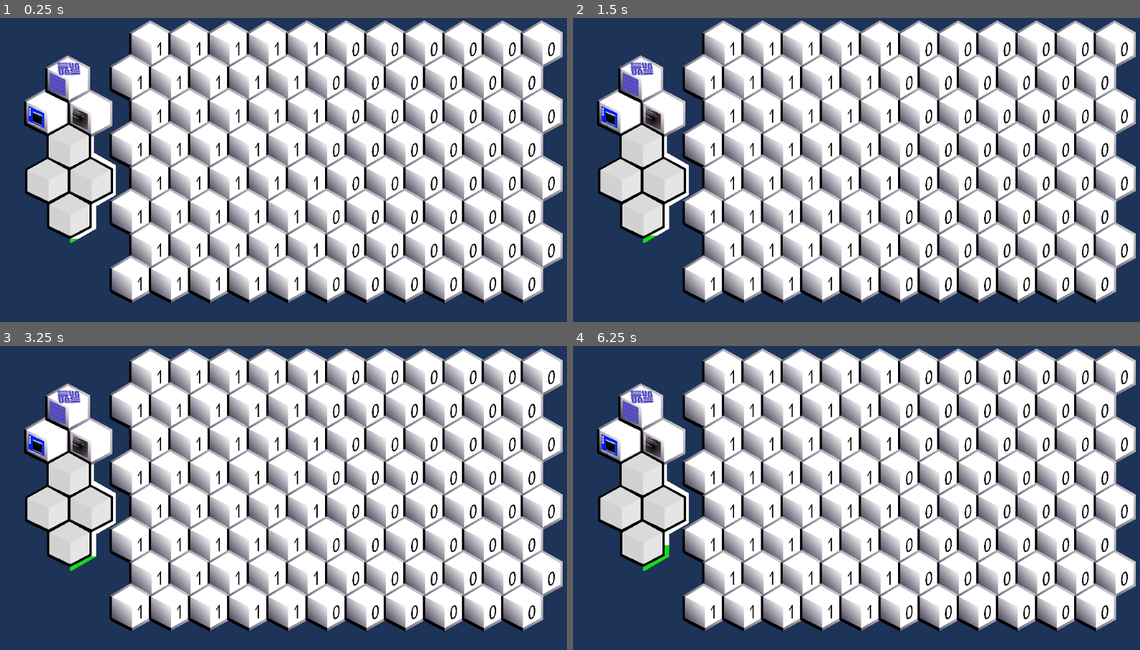
Above: before the commit, frames 1-4 (two rows, left to right).
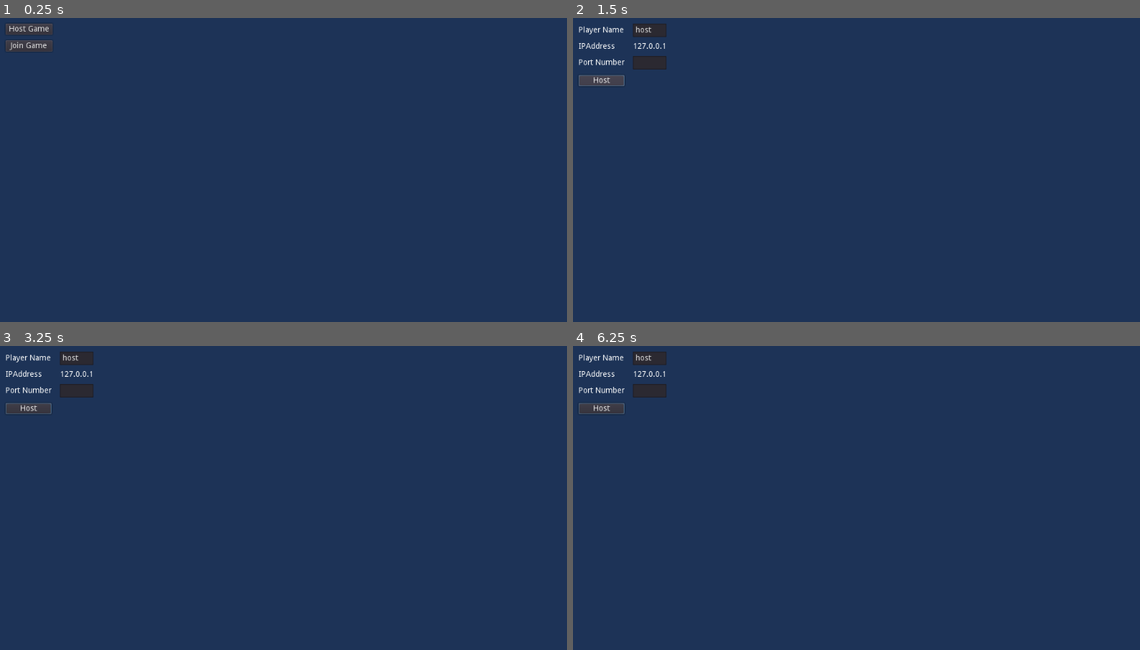
Above: after the commit, the same moments.

Repository: stephenmkbrady/InfinityRaid
Game: Godot game, scene res://Scene/EntryScreen.tscn
The game is run twice, just before and just after one commit, with the same random seed, the same clock (stepped at 60 frames per second) and the same inputs. Before the commit the project starts from res://Scene/GameScreen.tscn.
Inputs (mouse positions are in pixels of both pictures, inside the frame that each line leads up to):
- Up to frame 1 (0.25 s): no input
- Up to frame 2 (1.5 s): click (601, 30) at 0.5 s, where only the run after the commit has a clickable "Host Game"; click (601, 81) at 1.25 s, where only the run after the commit has a clickable "Host"
- Up to frame 3 (3.25 s): click (45, 440) at 2.02 s; click (90, 440) at 2.77 s
- Up to frame 4 (6.25 s): click (618, 440) at 3.52 s; click (663, 440) at 4.27 s; click (618, 440) at 5.02 s; click (663, 440) at 5.77 s

The runs differ from the first frame. In frame 1, 76% of the frame differs, in the area x 1-100%, y 0-94%; in frame 2, 76%; in frame 3, 76%; in frame 4, 76%.

Commit message:
adding placeholder login screens and moving scene dependant connections out of singleton

Diff:
--- a/Scene/ActionButton.gd
+++ b/Scene/ActionButton.gd
@@ -6,6 +6,10 @@
 var timer
 
 func _ready():
+	connect("action_pressed",get_tree().get_root().get_node("/root/GameState"),"_on_high_pressed")
+	connect("action_pressed",get_tree().get_root().get_node("/root/GameState"),"_on_medium_pressed")
+	connect("action_pressed",get_tree().get_root().get_node("/root/GameState"),"_on_low_pressed")
+	connect("action_pressed",get_tree().get_root().get_node("/root/GameState"),"_on_special_pressed")
 	get_parent().connect("computer_1_placed",self,"_on_computer_1_placed")
 	get_parent().connect("computer_2_placed",self,"_on_computer_2_placed")
 	get_parent().connect("server_placed",self,"_on_server_placed")
--- /dev/null
+++ b/Scene/Button.gd
@@ -0,0 +1,5 @@
+extends Button
+
+
+func _on_HostButton_pressed():
+	global.goto_scene("res://Scene/ServerSetupScreen.tscn")
--- /dev/null
+++ b/Scene/Button2.gd
@@ -0,0 +1,4 @@
+extends Button
+
+func _on_JoinButton_pressed():
+		global.goto_scene("res://Scene/ClientSetupScreen.tscn")
--- a/Scene/ClientSetupScreen.tscn
+++ b/Scene/ClientSetupScreen.tscn
@@ -21,7 +21,7 @@
 custom_constants/vseparation = 10
 custom_constants/hseparation = 15
 columns = 2
-_sections_unfolded = [ "Material", "Theme", "Visibility" ]
+_sections_unfolded = [ "Theme", "custom_constants" ]
 
 [node name="PlayerNameLabel" type="Label" parent="GridContainer" index="0"]
 
--- a/Scene/EntryScreen.tscn
+++ b/Scene/EntryScreen.tscn
@@ -1,39 +1,31 @@
-[gd_scene format=2]
+[gd_scene load_steps=3 format=2]
 
-[node name="Node2D" type="Node2D" index="0"]
+[ext_resource path="res://Scene/Button.gd" type="Script" id=1]
+[ext_resource path="res://Scene/Button2.gd" type="Script" id=2]
 
-[node name="CenterContainer" type="CenterContainer" parent="." index="0"]
+[node name="EntryNode" type="Node2D" index="0"]
+
+[node name="GridContainer" type="GridContainer" parent="." index="0"]
 
 anchor_left = 0.0
 anchor_top = 0.0
 anchor_right = 0.0
 anchor_bottom = 0.0
-margin_top = 48.0
-margin_right = 84.0
-margin_bottom = 48.0
-rect_pivot_offset = Vector2( 0, 0 )
-mouse_filter = 0
-mouse_default_cursor_shape = 0
-size_flags_horizontal = 1
-size_flags_vertical = 1
-use_top_left = false
-
-[node name="GridContainer" type="GridContainer" parent="CenterContainer" index="0"]
-
-anchor_left = 0.0
-anchor_top = 0.0
-anchor_right = 0.0
-anchor_bottom = 0.0
-margin_right = 84.0
-margin_bottom = 44.0
+margin_left = 10.0
+margin_top = 10.0
+margin_right = 1034.0
+margin_bottom = 611.0
 rect_pivot_offset = Vector2( 0, 0 )
 mouse_filter = 1
 mouse_default_cursor_shape = 0
 size_flags_horizontal = 1
 size_flags_vertical = 1
+custom_constants/vseparation = 10
+custom_constants/hseparation = 15
 columns = 1
+_sections_unfolded = [ "Anchor", "custom_constants" ]
 
-[node name="Button" type="Button" parent="CenterContainer/GridContainer" index="0"]
+[node name="HostButton" type="Button" parent="GridContainer" index="0"]
 
 anchor_left = 0.0
 anchor_top = 0.0
@@ -54,16 +46,17 @@
 text = "Host Game"
 flat = false
 align = 1
+script = ExtResource( 1 )
 
-[node name="Button2" type="Button" parent="CenterContainer/GridContainer" index="1"]
+[node name="JoinButton" type="Button" parent="GridContainer" index="1"]
 
 anchor_left = 0.0
 anchor_top = 0.0
 anchor_right = 0.0
 anchor_bottom = 0.0
-margin_top = 24.0
+margin_top = 30.0
 margin_right = 84.0
-margin_bottom = 44.0
+margin_bottom = 50.0
 rect_pivot_offset = Vector2( 0, 0 )
 focus_mode = 2
 mouse_filter = 0
@@ -77,3 +70,8 @@
 text = "Join Game"
 flat = false
 align = 1
+script = ExtResource( 2 )
+
+[connection signal="pressed" from="GridContainer/HostButton" to="GridContainer/HostButton" method="_on_HostButton_pressed"]
+
+[connection signal="pressed" from="GridContainer/JoinButton" to="GridContainer/JoinButton" method="_on_JoinButton_pressed"]
--- a/Scene/GameScreen.gd
+++ b/Scene/GameScreen.gd
@@ -1,6 +1,7 @@
 extends Node2D
 
 var timer
+var board_timer
 var progress_bar
 
 signal action_placed
@@ -17,6 +18,7 @@
 	_connect_to_action_buttons()
 	_setup_and_start_timer()
 	_generate_map(GameState.board_length, GameState.board_height)
+	get_tree().get_root().get_node("/root/GameState").connect("card_drawn",self, "_on_card_drawn")
 
 func _process(delta):
 	progress_bar.set_value(GameState.power_time - int(timer.time_left))
@@ -133,6 +135,9 @@
 	timer = get_node("Power_Timer")
 	timer.set_wait_time(GameState.power_time)
 	timer.start()
+	board_timer = get_tree().get_root().get_node("Node2D/Board_Update_Timer")
+	board_timer.set_wait_time(board_update_time)
+	board_timer.start()
 
 func _set_hex_pickable( arg ):
 	for c in get_tree().get_root().get_node("Node2D/Position2D").get_children():
--- a/Scene/ServerSetupScreen.tscn
+++ b/Scene/ServerSetupScreen.tscn
@@ -8,14 +8,19 @@
 anchor_top = 0.0
 anchor_right = 0.0
 anchor_bottom = 0.0
-margin_right = 1024.0
-margin_bottom = 600.0
+margin_left = 10.0
+margin_top = 10.0
+margin_right = 1034.0
+margin_bottom = 610.0
 rect_pivot_offset = Vector2( 0, 0 )
 mouse_filter = 1
 mouse_default_cursor_shape = 0
 size_flags_horizontal = 1
 size_flags_vertical = 1
+custom_constants/vseparation = 10
+custom_constants/hseparation = 15
 columns = 2
+_sections_unfolded = [ "Rect" ]
 
 [node name="PlayerNameLabel" type="Label" parent="GridContainer" index="0"]
 
@@ -42,8 +47,8 @@
 anchor_top = 0.0
 anchor_right = 0.0
 anchor_bottom = 0.0
-margin_left = 86.0
-margin_right = 146.0
+margin_left = 97.0
+margin_right = 157.0
 margin_bottom = 24.0
 rect_pivot_offset = Vector2( 0, 0 )
 focus_mode = 2
@@ -65,9 +70,9 @@
 anchor_top = 0.0
 anchor_right = 0.0
 anchor_bottom = 0.0
-margin_top = 28.0
+margin_top = 34.0
 margin_right = 82.0
-margin_bottom = 42.0
+margin_bottom = 48.0
 rect_pivot_offset = Vector2( 0, 0 )
 mouse_filter = 2
 mouse_default_cursor_shape = 0
@@ -84,10 +89,10 @@
 anchor_top = 0.0
 anchor_right = 0.0
 anchor_bottom = 0.0
-margin_left = 86.0
-margin_top = 28.0
-margin_right = 146.0
-margin_bottom = 42.0
+margin_left = 97.0
+margin_top = 34.0
+margin_right = 157.0
+margin_bottom = 48.0
 rect_pivot_offset = Vector2( 0, 0 )
 mouse_filter = 2
 mouse_default_cursor_shape = 0
@@ -104,9 +109,9 @@
 anchor_top = 0.0
 anchor_right = 0.0
 anchor_bottom = 0.0
-margin_top = 51.0
+margin_top = 63.0
 margin_right = 82.0
-margin_bottom = 65.0
+margin_bottom = 77.0
 rect_pivot_offset = Vector2( 0, 0 )
 mouse_filter = 2
 mouse_default_cursor_shape = 0
@@ -123,10 +128,10 @@
 anchor_top = 0.0
 anchor_right = 0.0
 anchor_bottom = 0.0
-margin_left = 86.0
-margin_top = 46.0
-margin_right = 146.0
-margin_bottom = 70.0
+margin_left = 97.0
+margin_top = 58.0
+margin_right = 157.0
+margin_bottom = 82.0
 rect_pivot_offset = Vector2( 0, 0 )
 focus_mode = 2
 mouse_filter = 0
@@ -146,9 +151,9 @@
 anchor_top = 0.0
 anchor_right = 0.0
 anchor_bottom = 0.0
-margin_top = 74.0
+margin_top = 92.0
 margin_right = 82.0
-margin_bottom = 94.0
+margin_bottom = 112.0
 rect_pivot_offset = Vector2( 0, 0 )
 focus_mode = 2
 mouse_filter = 0
--- a/Scripts/GameState.gd
+++ b/Scripts/GameState.gd
@@ -14,7 +14,6 @@
 var power_time = 30
 var board_height = 8
 var board_length = 11
-var board_timer
 var green_indicator = load("res://Scene/Gem.tscn")
 var yellow_indicator = load("res://Scene/Gem.tscn")
 var red_indicator = load("res://Scene/Gem.tscn")
@@ -25,13 +24,13 @@
 
 func _ready():
 	randomize()
-	_setup_and_start_timer()
+	#_setup_and_start_timer()
 	# Connect the buttons that trigger a card to be drawn from the deck
-	self.get_tree().get_root().get_node("Node2D/High").connect("action_pressed",self,"_on_high_pressed")
-	self.get_tree().get_root().get_node("Node2D/Medium").connect("action_pressed",self,"_on_medium_pressed")
-	self.get_tree().get_root().get_node("Node2D/Low").connect("action_pressed",self,"_on_low_pressed")
-	self.get_tree().get_root().get_node("Node2D/Special").connect("action_pressed",self,"_on_special_pressed")
-	self.connect("card_drawn",self.get_tree().get_root().get_node("Node2D"), "_on_card_drawn")
+	#self.get_tree().get_root().get_node("Node2D/High").connect("action_pressed",self,"_on_high_pressed")
+	#self.get_tree().get_root().get_node("Node2D/Medium").connect("action_pressed",self,"_on_medium_pressed")
+	#self.get_tree().get_root().get_node("Node2D/Low").connect("action_pressed",self,"_on_low_pressed")
+	#self.get_tree().get_root().get_node("Node2D/Special").connect("action_pressed",self,"_on_special_pressed")
+	#self.connect("card_drawn",self.get_tree().get_root().get_node("Node2D"), "_on_card_drawn")
 
 	high_deck = {
 	"1":
@@ -284,12 +283,6 @@
 		deck.erase(r)
 	else:
 		emit_signal("deck_empty")
-
-
-func _setup_and_start_timer():
-	board_timer = get_tree().get_root().get_node("Node2D/Board_Update_Timer")
-	board_timer.set_wait_time(board_update_time)
-	board_timer.start()
 
 func _check_board(board_length, board_height):
 	# Describes the edges and corners and center hexes of the board.
--- a/project.godot
+++ b/project.godot
@@ -11,7 +11,7 @@
 [application]
 
 config/name="InfinityRaid"
-run/main_scene="res://Scene/GameScreen.tscn"
+run/main_scene="res://Scene/EntryScreen.tscn"
 config/icon="res://Assets/button_action_low_5.png"
 
 [autoload]
